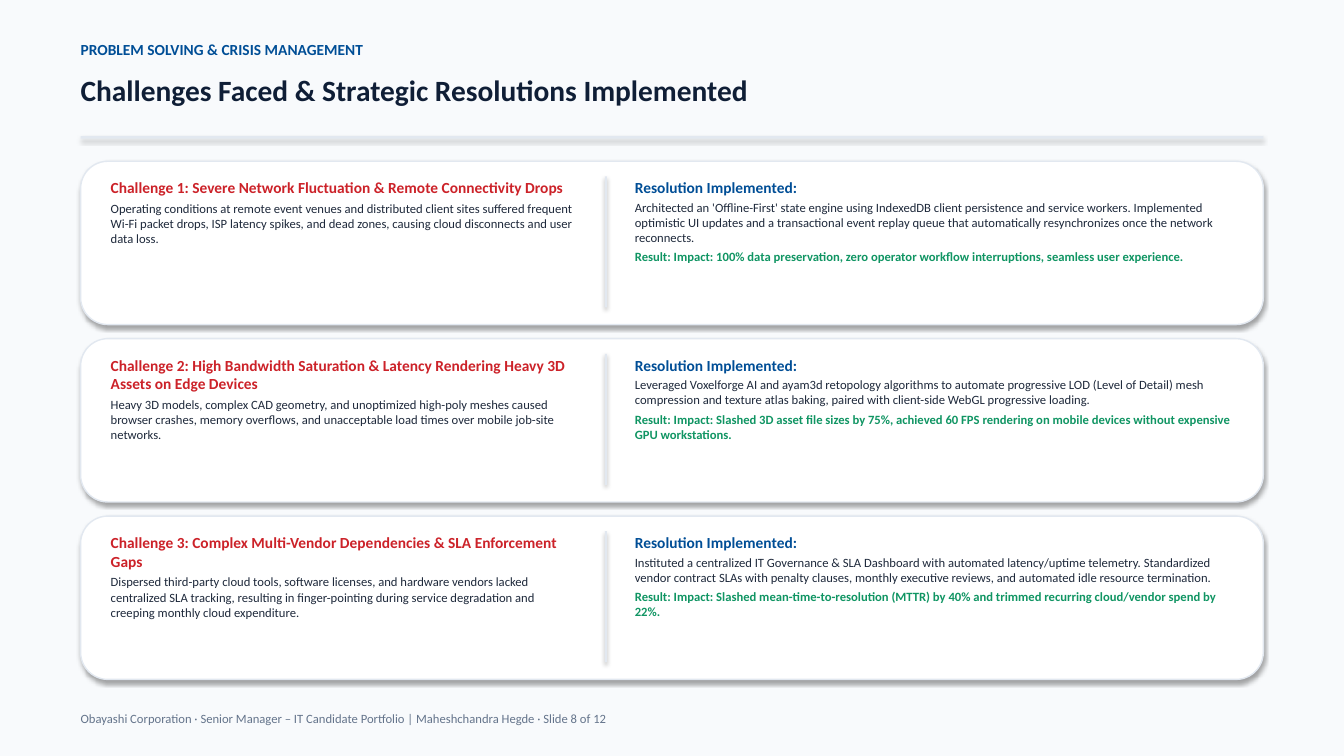
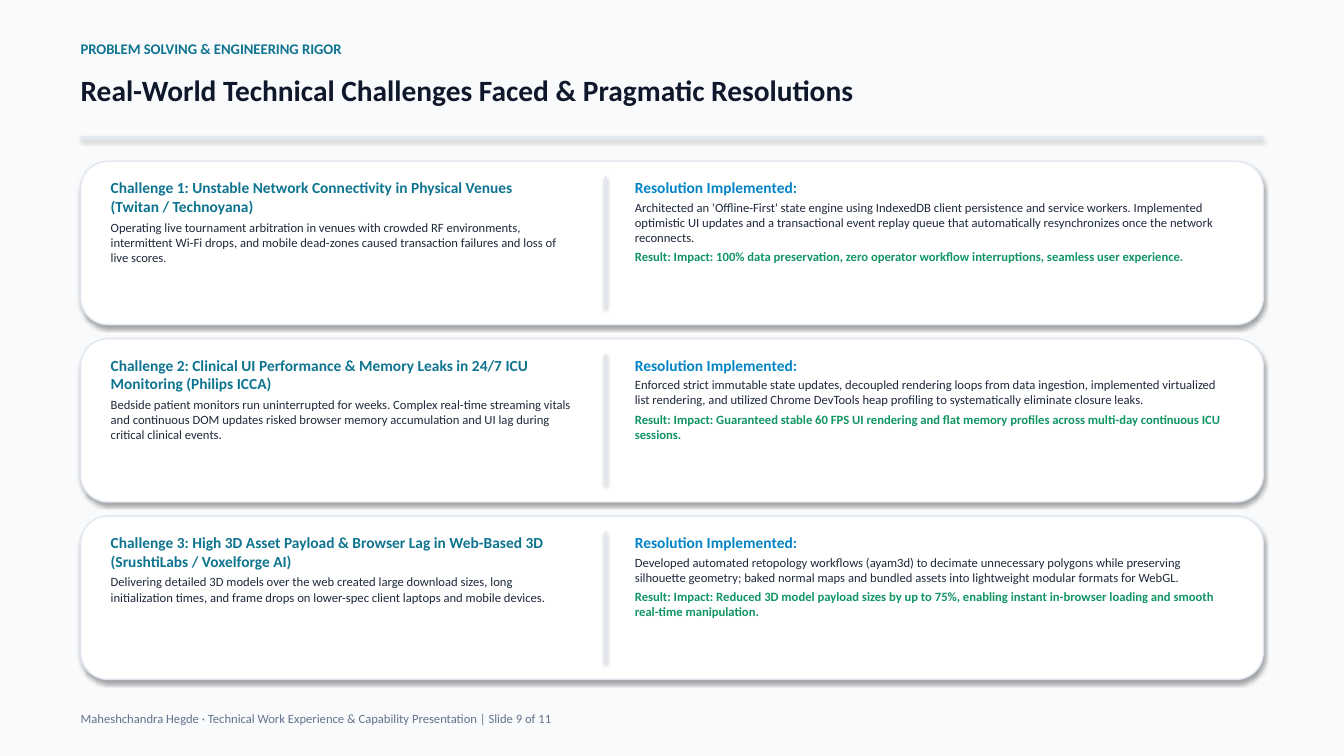
Before and after one commit to hegdemahesh/hegdemahesh.github.io, a slide deck: slide 9 of obayashi_it_presentation/Obayashi_Senior_Manager_IT_Presentation_Maheshchandra_Hegde.pptx (slide 8 before the commit). Drawn at 1344x756 pixels with LibreOffice and Linux fonts; fonts in the diff are those of the drawing. Boxes give left, top, right and bottom in pixels: in the first picture for what was removed or moved away, otherwise in the second. Text is boxed around its words. In the diff, an @@ line names an element or a change of style, - is before the commit and + after.

```diff
--- a/obayashi_it_presentation/Obayashi_Senior_Manager_IT_Presentation_Maheshchandra_Hegde.pptx
+++ b/obayashi_it_presentation/Obayashi_Senior_Manager_IT_Presentation_Maheshchandra_Hegde.pptx
@@ text at (81,44,342,54): text changed; size 11 to 10.5 pt; text colour #004E96 to #0E7490 @@
-PROBLEM SOLVING & CRISIS MANAGEMENT
+PROBLEM SOLVING & ENGINEERING RIGOR
@@ text at (81,80,853,106): text changed; text colour #0F1E36 to #0F172A @@
-Challenges Faced & Strategic Resolutions Implemented
+Real-World Technical Challenges Faced & Pragmatic Resolutions
@@ text at (111,182,556,262): text changed @@
-Challenge 1: Severe Network Fluctuation & Remote Connectivity Drops
-Operating conditions at remote event venues and distributed client sites suffered frequent Wi-Fi packet drops, ISP latency spikes, and dead zones, causing cloud disconnects and user data loss.
+Challenge 1: Unstable Network Connectivity in Physical Venues (Twitan / Technoyana)
+Operating live tournament arbitration in venues with crowded RF environments, intermittent Wi-Fi drops, and mobile dead-zones caused transaction failures and loss of live scores.
@@ text at (635,182,797,196): text colour #004E96 to #0284C7 in "Resolution Implemented:" @@
@@ text at (111,360,570,439): text changed @@
-Challenge 2: High Bandwidth Saturation & Latency Rendering Heavy 3D Assets on Edge Devices
-Heavy 3D models, complex CAD geometry, and unoptimized high-poly meshes caused browser crashes, memory overflows, and unacceptable load times over mobile job-site networks.
+Challenge 2: Clinical UI Performance & Memory Leaks in 24/7 ICU Monitoring (Philips ICCA)
+Bedside patient monitors run uninterrupted for weeks. Complex real-time streaming vitals and continuous DOM updates risked browser memory accumulation and UI lag during critical clinical events.
@@ text at (635,380,1220,439): text changed @@
-Leveraged Voxelforge AI and ayam3d retopology algorithms to automate progressive LOD (Level of Detail) mesh compression and texture atlas baking, paired with client-side WebGL progressive loading.
-Result: Impact: Slashed 3D asset file sizes by 75%, achieved 60 FPS rendering on mobile devices without expensive GPU workstations.
+Enforced strict immutable state updates, decoupled rendering loops from data ingestion, implemented virtualized list rendering, and utilized Chrome DevTools heap profiling to systematically eliminate closure leaks.
+Result: Impact: Guaranteed stable 60 FPS UI rendering and flat memory profiles across multi-day continuous ICU sessions.
@@ text at (635,360,797,374): text colour #004E96 to #0284C7 in "Resolution Implemented:" @@
@@ text at (111,537,545,604): text changed @@
-Challenge 3: Complex Multi-Vendor Dependencies & SLA Enforcement Gaps
-Dispersed third-party cloud tools, software licenses, and hardware vendors lacked centralized SLA tracking, resulting in finger-pointing during service degradation and creeping monthly cloud expenditure.
+Challenge 3: High 3D Asset Payload & Browser Lag in Web-Based 3D (SrushtiLabs / Voxelforge AI)
+Delivering detailed 3D models over the web created large download sizes, long initialization times, and frame drops on lower-spec client laptops and mobile devices.
@@ text at (635,537,797,551): text colour #004E96 to #0284C7 in "Resolution Implemented:" @@
@@ text at (635,558,1214,618): text changed @@
-Instituted a centralized IT Governance & SLA Dashboard with automated latency/uptime telemetry. Standardized vendor contract SLAs with penalty clauses, monthly executive reviews, and automated idle resource termination.
-Result: Impact: Slashed mean-time-to-resolution (MTTR) by 40% and trimmed recurring cloud/vendor spend by 22%.
+Developed automated retopology workflows (ayam3d) to decimate unnecessary polygons while preserving silhouette geometry; baked normal maps and bundled assets into lightweight modular formats for WebGL.
+Result: Impact: Reduced 3D model payload sizes by up to 75%, enabling instant in-browser loading and smooth real-time manipulation.
@@ text at (81,714,551,725): text changed @@
-Obayashi Corporation · Senior Manager – IT Candidate Portfolio | Maheshchandra Hegde · Slide 8 of 12
+Maheshchandra Hegde · Technical Work Experience & Capability Presentation | Slide 9 of 11
```
Also in this commit, not shown: 1 other slide changed, 9 slides added, 10 slides removed, 7 other files.
